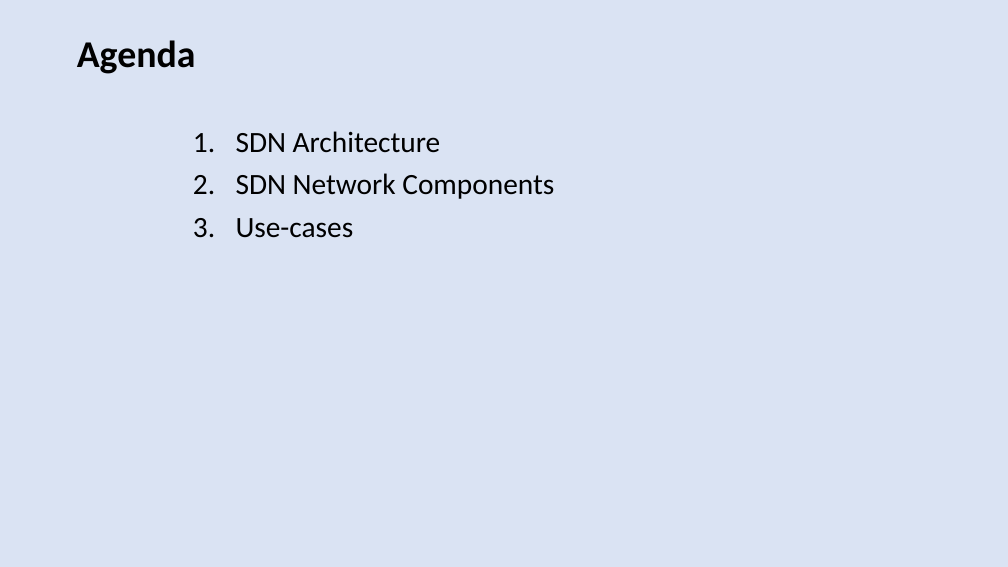
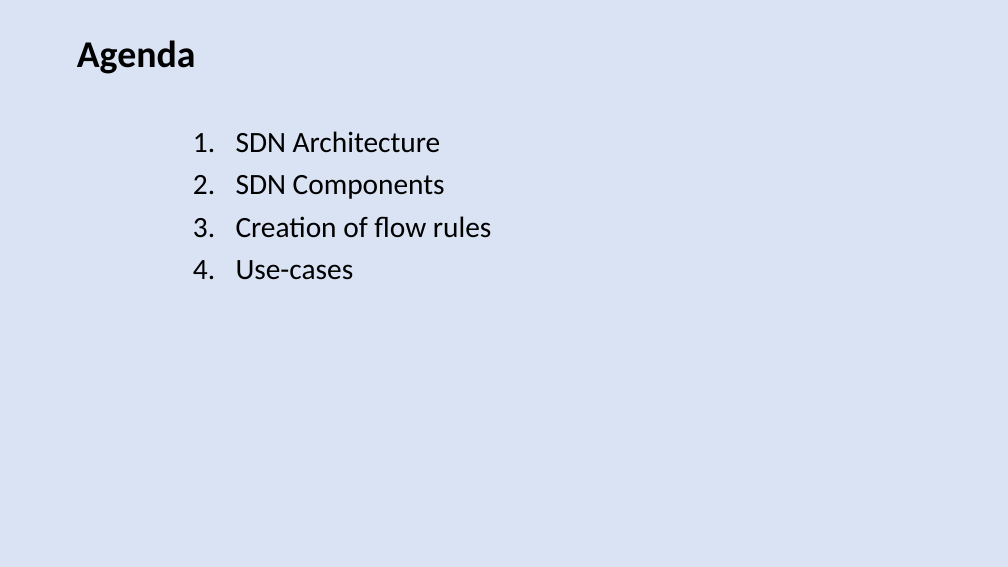
Before and after one commit to harshal-vaze/Software-Defined-Networking-with-ONOS, a slide deck: slide 2 of Thesis.pptx. Drawn at 1008x567 pixels with LibreOffice and Linux fonts; fonts in the diff are those of the drawing. Boxes give left, top, right and bottom in pixels: in the first picture for what was removed or moved away, otherwise in the second. Text is boxed around its words. In the diff, an @@ line names an element or a change of style, - is before the commit and + after.

```diff
--- a/Thesis.pptx
+++ b/Thesis.pptx
@@ text at box(236, 175, 491, 238): text changed @@
-2. SDN Network Components
+2. SDN Components
+3. Creation of flow rules
```
Also in this commit, not shown: 2 other slides changed, 1 other file.
